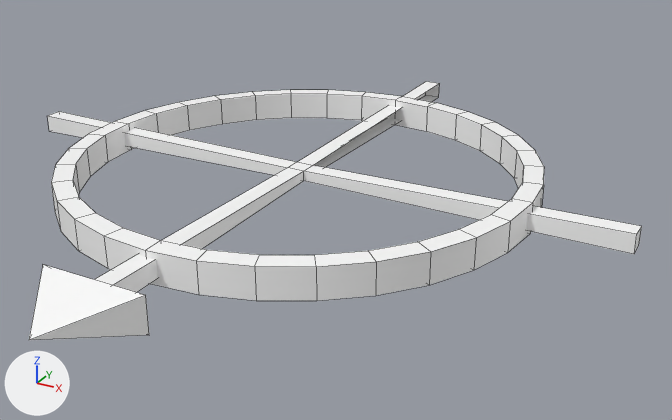
One commit to the Blender file Vectors - Science/Metrology Ship.blend: the scene before it, then after it.
The view is the same before and after, from a camera (50 mm lens) standing at (5.61, -9.28, 4.22) and looking at (0.55, -0.09, -0.37). Arrows for +X, +Y and +Z are at lower left; the lights stay in place. Mesh edges are drawn as thin lines.
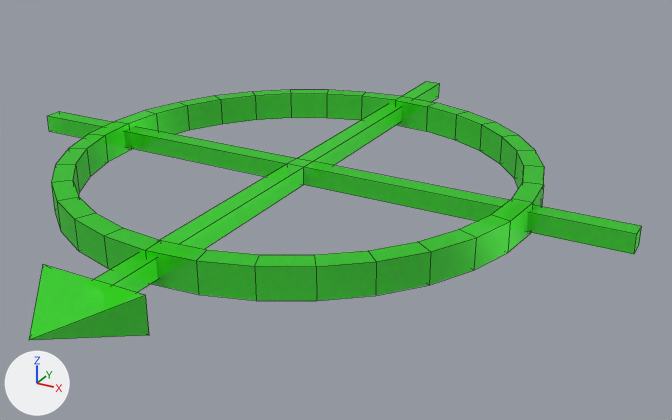
The edits, one by one:
Material 'Green Volume' (mat_green_volume) is new.
Its base color is (0.0409, 1.0, 0.007) (green #39ff14).
Its metallic is 0.7.
Its alpha is 0.75.
me_cube is used by ob_cube; parent ob_empty; location (0.0, 0.0, 0.0); scale (4.12, 0.206, 0.206).
Verts and faces of me_cube; kept vertices keep their numbers, new ones are numbered from 157.
Before the commit, vertices of me_cube: 8 (0.0, 0.6, -0.3), 9 (0.0, 0.6, -0.3), 10 (0.0, 0.6, 0.3) at pixel (297, 161), 11 (0.0, 0.6, 0.3) at pixel (313, 165), 12 (0.0, -0.6, -0.3).
Before the commit, vertices of me_cube: 13 (0.0, -0.6, -0.3) at pixel (303, 180), 14 (0.0, -0.6, 0.3) at pixel (303, 171), 15 (0.0, -0.6, 0.3) at pixel (287, 167), 19 (0.0, 20.0, -0.6) at pixel (438, 97), 22 (0.0, 20.0, 0.6) at pixel (439, 83).
me_cube had 157 vertices, 156 faces and spanned x -1.0..1.0, y -22.0..20.0, z -1.0..1.0.
me_cube now has 157 vertices, 157 faces and spans x -1.0..1.0, y -22.0..20.0, z -1.0..1.0.
Part 1, on me_cube:
Vertices 8, 9, 12, 13 move by (0.0, 0.0, -0.3).
Vertices 10, 11, 14, 15 move by (0.0, 0.0, 0.3).
New faces: (8, 19, 22, 11).
me_cube part 2: 28 kept faces spanning x -1.0..1.0, y -22.0..20.0, z -1.0..1.0 are now shaded smooth.
me_cube part 3: 156 faces spanning x -1.0..1.0, y -22.0..20.0, z -1.0..1.0 switch from mat_material_001 (white #ffffff) to mat_green_volume (green #39ff14).

Changed parts and their boxes [x1, y1, x2, y2] in the pictures (672 x 420 px):
part 1 of me_cube, built on
    both: [48, 81, 642, 292]
part 2 of me_cube, shading changed
    both: [29, 85, 642, 340]
part 3 of me_cube, recoloured (white to green)
    both: [51, 90, 544, 301]
